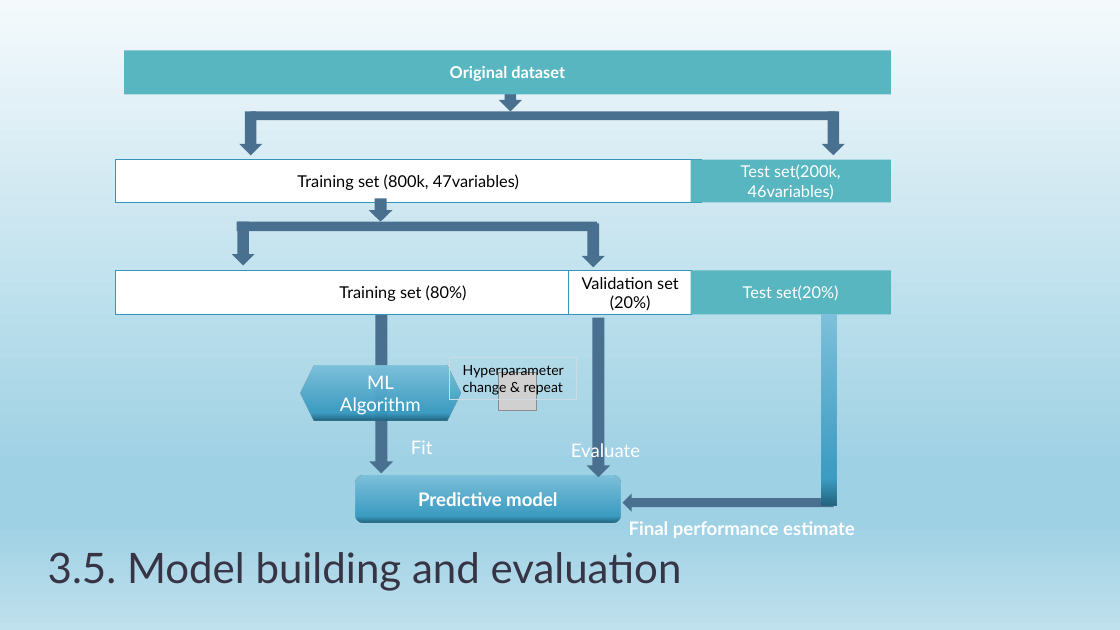
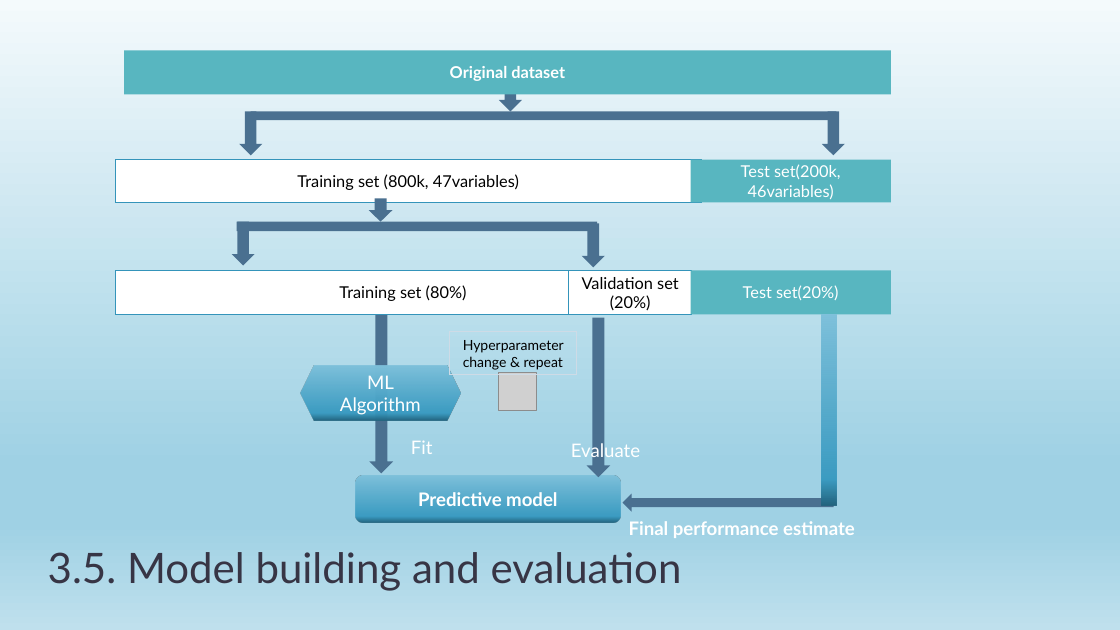
Before and after one commit to sitairy/WBS-DataScience-FinalProject-ML, a slide deck: slide 10 of FinalProject_MicroLoan_LZ.pptx (slide 11 before the commit). Drawn at 1120x630 pixels with LibreOffice and Linux fonts; fonts in the diff are those of the drawing; grey boxes stand for pictures. Boxes give left, top, right and bottom in pixels: in the first picture for what was removed or moved away, otherwise in the second. Text is boxed around its words. In the diff, an @@ line names an element or a change of style, - is before the commit and + after.

```diff
--- a/FinalProject_MicroLoan_LZ.pptx
+++ b/FinalProject_MicroLoan_LZ.pptx
@@ rectangle "Hyperparameter change & repeat" moved from (x1=450, y1=358, x2=576, y2=400) to (x1=450, y1=332, x2=576, y2=374) @@
```
Also in this commit, not shown: 5 other slides changed, 1 slide removed.
